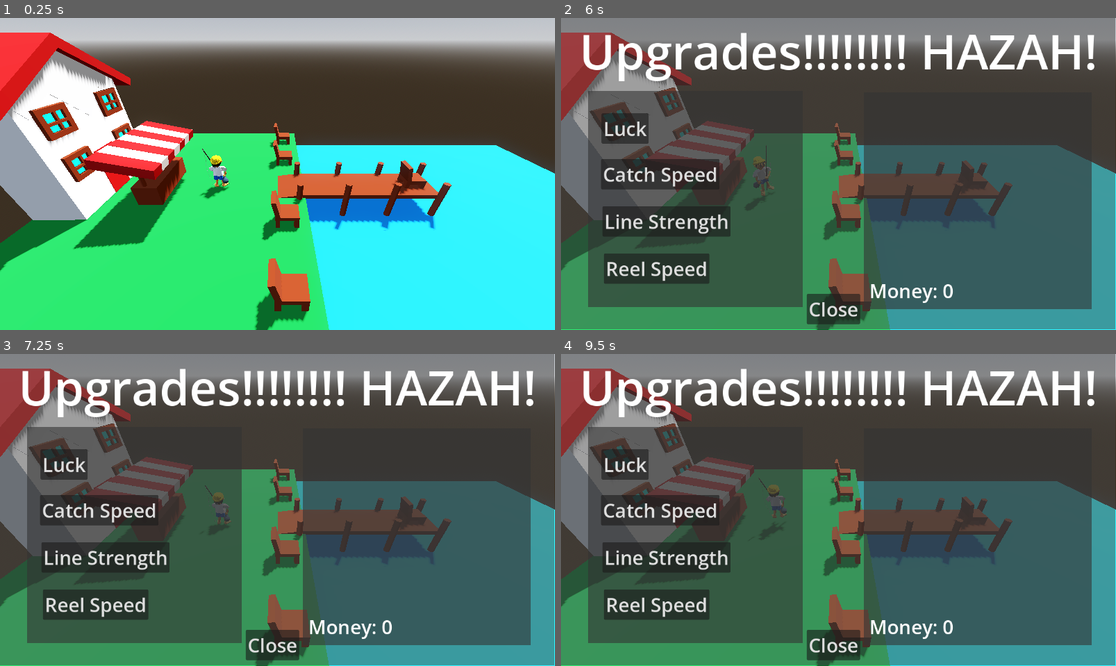
Above: before the commit, frames 1-4 (two rows, left to right).
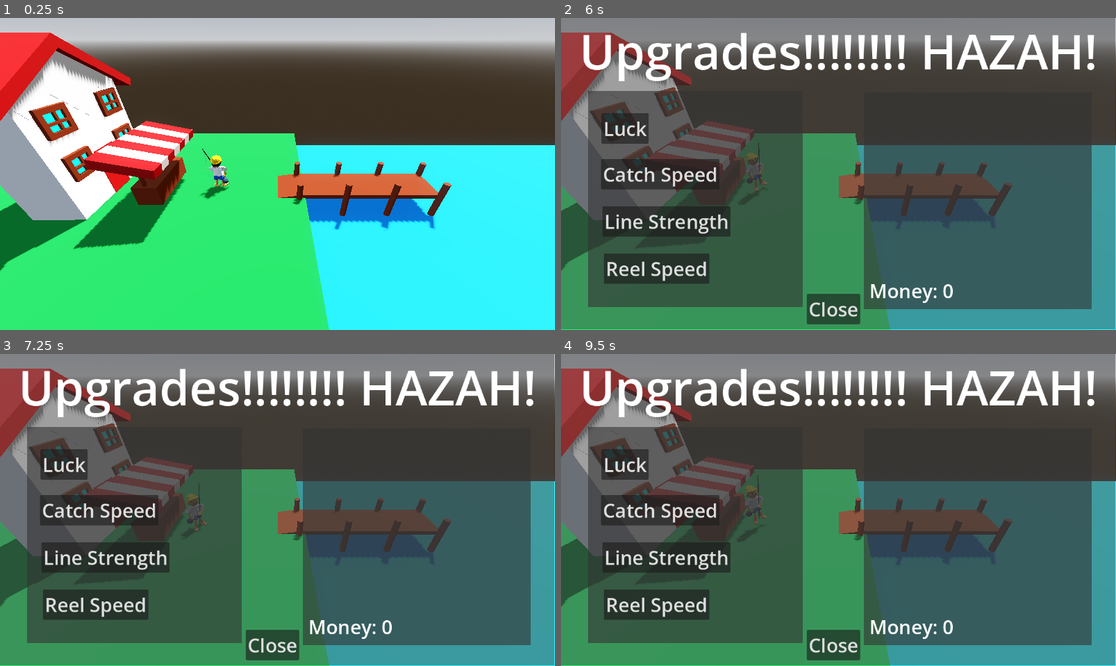
Above: after the commit, the same moments.

Repository: SearedBacon/Fishing-Boi
Game: Godot game, scene res://scenes/level_1.tscn
The game is run twice, just before and just after one commit, with the same random seed, the same clock (stepped at 60 frames per second) and the same inputs.
Inputs (mouse positions are in pixels of both pictures, inside the frame that each line leads up to):
- Up to frame 1 (0.25 s): no input
- Up to frame 2 (6 s): tap Enter (ui_accept) at 0.5, 0.77, 1.52, 5.75 s; move the mouse to (960, 158) at 0.52 s; hold D (move_right) 0.53-1.28 s; click (960, 158) at 0.6 s; move the mouse to (727, 189) at 1.27 s; hold S (move_down) 1.28-2.03 s; click (727, 189) at 1.35 s; move the mouse to (894, 105) at 2.02 s; hold D (move_right) 2.03-2.75 s; click (894, 105) at 2.1 s; click "Line Strength" at 2.75 s; click "Reel Speed" at 3.5 s; click "Luck" at 4.25 s; click "Catch Speed" at 5 s; move the mouse to (810, 236) at 5.77 s; hold W (move_up) from 5.78 s (still down); click (810, 236) at 5.85 s
- Up to frame 3 (7.25 s): tap Enter (ui_accept) at 6.02, 6.77 s; move the mouse to (444, 556) at 6.52 s; release W (move_up) at 6.53 s; hold A (move_left) from 6.53 s (still down); click (444, 556) at 6.6 s
- Up to frame 4 (9.5 s): move the mouse to (672, 463) at 7.27 s; click (672, 463) at 7.35 s; tap Enter (ui_accept) at 7.52, 9.02 s; move the mouse to (866, 510) at 8.02 s; release A (move_left) at 8.03 s; hold S (move_down) 8.03-8.78 s; click (866, 510) at 8.1 s; move the mouse to (755, 432) at 8.77 s; hold D (move_right) from 8.78 s (still down); click (755, 432) at 8.85 s

The runs differ from the first frame. In frame 1, 3.6% of the frame differs, in the area x 0-100%, y 33-100%; in frame 2, 3.7%; in frame 3, 3.7%; in frame 4, 3.8%.

Commit message:
Got fishing to work the way that I wanted it to and started adding fish to be caught so that the player can sell them and then buy upgrades

Diff:
--- /dev/null
+++ b/scenes/fih_screen.tscn
@@ -0,0 +1,21 @@
+[gd_scene format=3 uid="uid://c7sgj8y5ayycd"]
+
+[ext_resource type="Script" uid="uid://dffdt4n8nethi" path="res://scripts/fih_screen.gd" id="1_5sifc"]
+
+[node name="FihScreen" type="CanvasLayer" unique_id=1593464909]
+script = ExtResource("1_5sifc")
+
+[node name="ColorRect" type="ColorRect" parent="." unique_id=1498668839]
+offset_right = 1152.0
+offset_bottom = 648.0
+color = Color(0.25, 0.25, 0.25, 0.24705882)
+
+[node name="Close" type="Button" parent="." unique_id=1528752323]
+offset_left = 525.0
+offset_top = 537.0
+offset_right = 611.0
+offset_bottom = 587.0
+theme_override_font_sizes/font_size = 30
+text = "Close"
+
+[connection signal="pressed" from="Close" to="." method="_on_close_pressed"]
--- a/scenes/level_1.tscn
+++ b/scenes/level_1.tscn
@@ -4,7 +4,8 @@
 [ext_resource type="PackedScene" uid="uid://cuo8gfhkuj1sp" path="res://scenes/shop.tscn" id="2_bswci"]
 [ext_resource type="PackedScene" uid="uid://dw2gc2ovfuieo" path="res://scenes/window.tscn" id="3_rus8k"]
 [ext_resource type="PackedScene" uid="uid://ctby71rciwhxm" path="res://scenes/player.tscn" id="4_5xbjy"]
-[ext_resource type="PackedScene" uid="uid://ckbh446knv7qh" path="res://scenes/fishing_chair.tscn" id="5_4nkto"]
+[ext_resource type="PackedScene" uid="uid://cfgycxe2741yx" path="res://assets/Fish.glb" id="5_4nkto"]
+[ext_resource type="PackedScene" uid="uid://c7sgj8y5ayycd" path="res://scenes/fih_screen.tscn" id="6_fcfvj"]
 
 [sub_resource type="ProceduralSkyMaterial" id="ProceduralSkyMaterial_014kd"]
 sky_horizon_color = Color(0.66224277, 0.6717428, 0.6867428, 1)
@@ -74,7 +75,7 @@
 [sub_resource type="StandardMaterial3D" id="StandardMaterial3D_15mv3"]
 
 [sub_resource type="BoxShape3D" id="BoxShape3D_4nkto"]
-size = Vector3(46, 10, 75)
+size = Vector3(40.108887, 10, 75)
 
 [node name="Level1" type="Node3D" unique_id=267723521]
 script = ExtResource("1_014kd")
@@ -87,14 +88,14 @@
 shadow_enabled = true
 
 [node name="OceanFloor" type="CSGBox3D" parent="." unique_id=1013749090]
-transform = Transform3D(1, 0, 0, 0, 1, 0, 0, 0, 1, 17.028748, -1.5, 0)
-size = Vector3(109.057495, 3, 75)
+transform = Transform3D(1, 0, 0, 0, 1, 0, 0, 0, 1, 38.493927, -1.5, 0)
+size = Vector3(151.98785, 3, 75)
 material = SubResource("StandardMaterial3D_ilcil")
 
 [node name="Land" type="CSGBox3D" parent="." unique_id=486104190]
-transform = Transform3D(1, 0, 0, 0, 1, 0, 0, 0, 1, -48.98552, 0.7004175, 0)
-use_collision = true
-size = Vector3(61.439697, 10, 75)
+transform = Transform3D(1, 0, 0, 0, 1, 0, 0, 0, 1, -62.249756, 0.7004175, 0)
+use_collision = true
+size = Vector3(87.96817, 10, 75)
 material = SubResource("StandardMaterial3D_hn12h")
 
 [node name="Camera3D" type="Camera3D" parent="." unique_id=1110458347]
@@ -257,31 +258,22 @@
 size = Vector3(12, 5, 10)
 material = SubResource("StandardMaterial3D_15mv3")
 
-[node name="Chairs" type="Node" parent="." unique_id=1428822667]
-
-[node name="FishingChair" parent="Chairs" unique_id=421038742 instance=ExtResource("5_4nkto")]
-transform = Transform3D(1, 0, 0, 0, 1, 0, 0, 0, 1, -23.294945, 5.877263, -13.091505)
-
-[node name="FishingChair2" parent="Chairs" unique_id=1032897045 instance=ExtResource("5_4nkto")]
-transform = Transform3D(1, 0, 0, 0, 1, 0, 0, 0, 1, -23.294945, 5.877263, -28.712582)
-
-[node name="FishingChair3" parent="Chairs" unique_id=422235008 instance=ExtResource("5_4nkto")]
-transform = Transform3D(1, 0, 0, 0, 1, 0, 0, 0, 1, -23.294945, 5.877263, 12.792371)
-
-[node name="FishingChair4" parent="Chairs" unique_id=1913141199 instance=ExtResource("5_4nkto")]
-transform = Transform3D(1, 0, 0, 0, 1, 0, 0, 0, 1, -23.294945, 5.877263, 28.665432)
-
-[node name="FishingChair5" parent="Chairs" unique_id=284820484 instance=ExtResource("5_4nkto")]
-transform = Transform3D(1, 0, 0, 0, 1, 0, 0, 0, 1, 10.424101, 5.877263, 0.11999941)
-
 [node name="Shop" parent="." unique_id=1040199959 instance=ExtResource("2_bswci")]
 visible = false
 
 [node name="FishingArea" type="Area3D" parent="." unique_id=694540100]
 
 [node name="CollisionShape3D" type="CollisionShape3D" parent="FishingArea" unique_id=865481450]
-transform = Transform3D(1, 0, 0, 0, 1, 0, 0, 0, 1, -7.0191784, 10.688971, 0)
+transform = Transform3D(1, 0, 0, 0, 1, 0, 0, 0, 1, -4.0736217, 10.688971, 0)
 shape = SubResource("BoxShape3D_4nkto")
+
+[node name="FihScreen" parent="." unique_id=231734718 instance=ExtResource("6_fcfvj")]
+visible = false
+
+[node name="ClownFih" parent="." unique_id=1204774423 instance=ExtResource("5_4nkto")]
+transform = Transform3D(1, 0, 0, 0, 1, 0, 0, 0, 1, -24.408136, 30.951256, 30.676247)
+top_level = true
+visible = false
 
 [connection signal="area_entered" from="Area3D" to="." method="_on_area_3d_area_entered"]
 [connection signal="area_shape_entered" from="Area3D" to="." method="_on_area_3d_area_shape_entered"]
--- /dev/null
+++ b/scripts/fih_screen.gd
@@ -0,0 +1,9 @@
+extends CanvasLayer
+
+@onready var fih_screen: CanvasLayer = $"."
+
+func _on_close_pressed() -> void:
+	fih_screen.visible=false
+	Globals.fish_caught=0
+	Globals.speed=15
+	Globals.yes_turn=true
--- a/scripts/globals.gd
+++ b/scripts/globals.gd
@@ -8,3 +8,4 @@
 var catch:=false
 var wait_time=5.0
 var fish:=0
+var fish_caught:=0
--- a/scripts/level_1.gd
+++ b/scripts/level_1.gd
@@ -1,6 +1,14 @@
 extends Node3D
 
 @onready var shop: CanvasLayer = $Shop
+@onready var clown_fih: Node3D = $ClownFih
+
+func _process(delta: float) -> void:
+	if Globals.fish_caught==1:
+		clown_fih.visible=true
+	else:
+		clown_fih.visible=false
+	clown_fih.rotate_y(.025)
 
 func _on_area_3d_body_entered(body: Node3D) -> void:
 	if body is Player:
--- a/scripts/player.gd
+++ b/scripts/player.gd
@@ -4,6 +4,7 @@
 @onready var fishing_effect: GPUParticles3D = $FishingEffect
 @onready var line: MeshInstance3D = $Line
 @onready var bobber: MeshInstance3D = $Bobber
+@onready var fih_screen: CanvasLayer = $"../FihScreen"
 
 func _physics_process(delta: float) -> void:
 	# Add the gravity.
@@ -44,11 +45,14 @@
 		line.visible=false
 		fishing_effect.visible=false
 		Globals.catch=false
+		fih_screen.visible=true
 		Globals.can_fish=false
-		Globals.speed=15
-		Globals.yes_turn=true
+		Globals.fish_caught=1
+		await get_tree().create_timer(3).timeout
+		Globals.can_fish=true
 
-	if Globals.can_fish==true and Input.is_action_just_pressed("FISH"):
+
+	if Globals.can_fish==true and Input.is_action_just_pressed("FISH") and Globals.fish_caught==0:
 		Globals.speed=0
 		Globals.yes_turn=false
 		bobber.visible=true
--- a/scripts/upgrade_shop.gd
+++ b/scripts/upgrade_shop.gd
@@ -9,6 +9,7 @@
 func _on_line_strength_buton_pressed() -> void:
 	if Globals.money>=100:
 		Globals.money-=100
+		Globals.wait_time-=.25
 
 func _on_reel_speed_button_pressed() -> void:
 	if Globals.money>=100:
Binary file added: assets/Fish.glb
Not shown, added: assets/Fish.glb.import
Not shown, added: scripts/fih_screen.gd.uid
